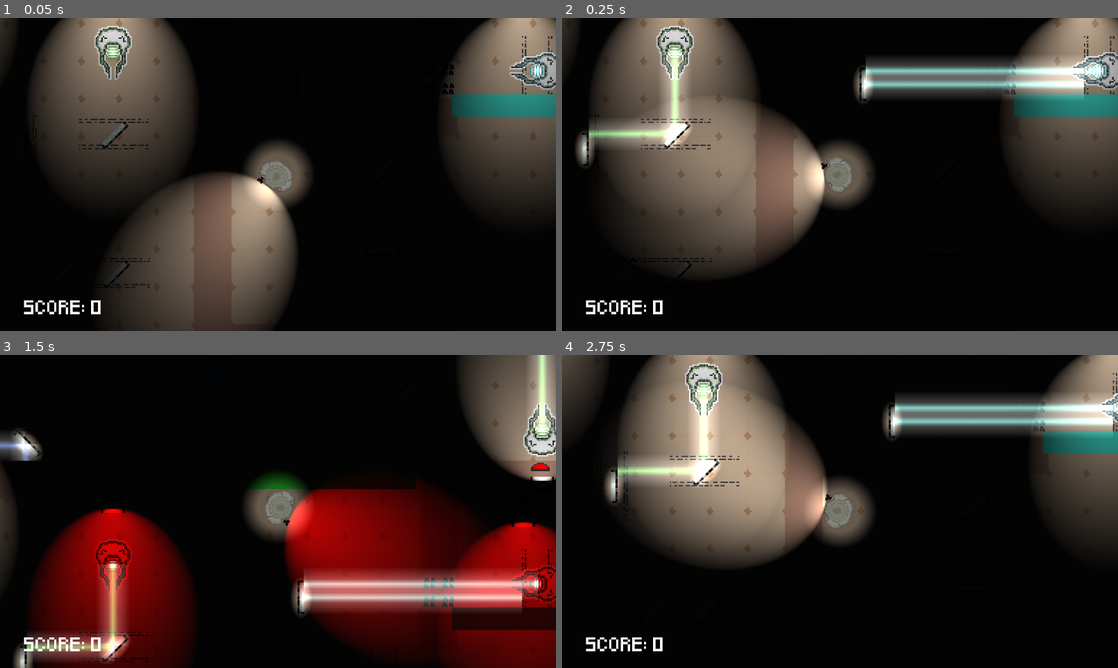
Above: before the commit, frames 1-4 (two rows, left to right).
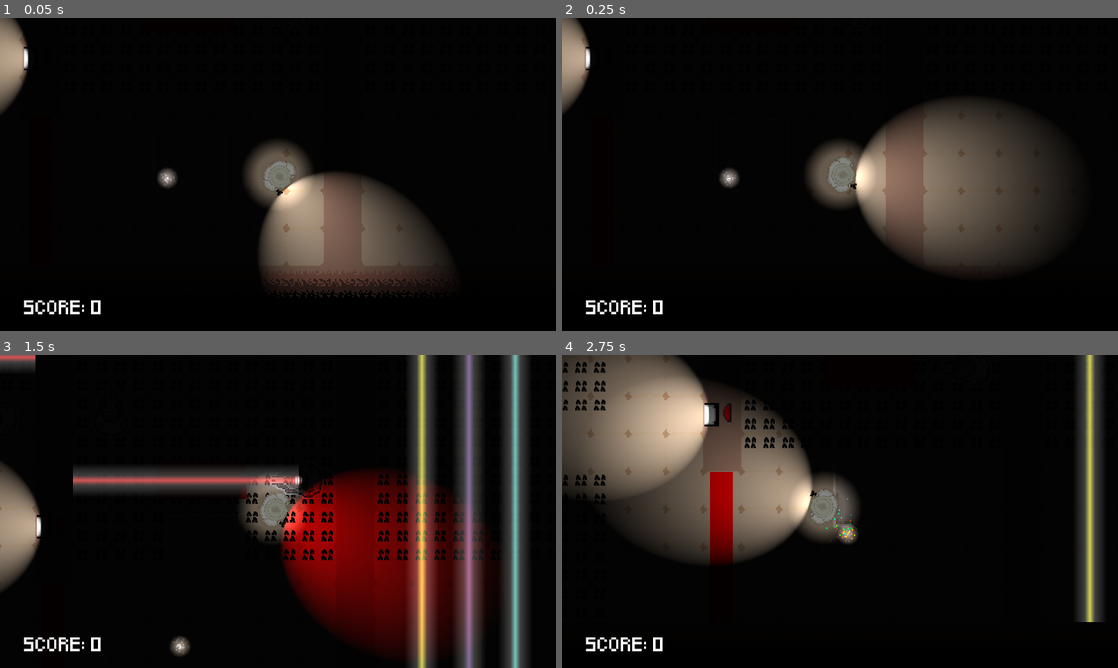
Above: after the commit, the same moments.

Repository: ToumaKamijou/Game-Making-A3
Game: Godot game, scene res://scenes/game_controller.tscn
Same seed, same stepped clock (60 frames per second), same inputs: the game is played once before the commit and once after it.
Inputs (mouse positions are in pixels of both pictures, inside the frame that each line leads up to):
- Up to frame 1 (0.05 s): no input
- Up to frame 2 (0.25 s): no input
- Up to frame 3 (1.5 s): tap Enter at 0.5 s; move the mouse to (250, 574) at 0.52 s; hold Space (change_flash_color) 0.53-1.28 s; hold W (move_up) from 0.53 s (still down); move the mouse to (444, 558) at 1.27 s; tap F (interact) at 1.35 s
- Up to frame 4 (2.75 s): move the mouse to (673, 464) at 2.02 s; release W (move_up) at 2.03 s; hold A (move_left) from 2.03 s (still down); tap R at 2.1 s

The runs differ from the first frame. In frame 1, 48% of the frame differs, in the area x 0-100%, y 0-100%; in frame 2, 53%, in the area x 0-100%, y 0-82%; in frame 3, 45%; in frame 4, 32%.
Error after the commit: Invalid access to property or key 'global_position' on a base object of type 'Nil'. (res://scripts/2D/player/player.gd:54)

Commit message:
Bugfixes
* Spikes and checkpoints now work properly

Diff:
--- a/a-3-game/scenes/2D/death/Checkpoint.gd
+++ b/a-3-game/scenes/2D/death/Checkpoint.gd
@@ -10,7 +10,7 @@
 
 func _on_body_entered(body: Node2D) -> void:
 	if body.is_in_group("Player"):
-		if checkpoint_manager.last_location != _respawn and checkpoint_manager.last_location != body:
+		if checkpoint_manager.last_location != _respawn and checkpoint_manager.last_location != body and checkpoint_manager.last_location:
 			checkpoint_manager.last_location.get_parent().active = false
 		checkpoint_manager.last_location = _respawn
 		active = true
--- a/a-3-game/scenes/2D/levels/checkpoint_manager.gd
+++ b/a-3-game/scenes/2D/levels/checkpoint_manager.gd
@@ -7,5 +7,4 @@
 	for i in get_parent().get_children(true):
 		if i.is_in_group("Player"):
 			player = i
-			break
-	last_location = player
+			return
--- a/a-3-game/scenes/2D/levels/glass_level.tscn
+++ b/a-3-game/scenes/2D/levels/glass_level.tscn
@@ -292,6 +292,20 @@
 }
 point_count = 2
 
+[sub_resource type="Curve2D" id="Curve2D_hll30"]
+resource_local_to_scene = true
+_data = {
+"points": PackedVector2Array(0, 0, 0, 0, 2.5, 2, 1, 1, 0, 0, 387, 1.5)
+}
+point_count = 2
+
+[sub_resource type="Curve2D" id="Curve2D_u1dyt"]
+resource_local_to_scene = true
+_data = {
+"points": PackedVector2Array(0, 0, 0, 0, 2.5, 2, 1, 1, 0, 0, 387, 1.5)
+}
+point_count = 2
+
 [node name="Glass Level" type="Node2D"]
 
 [node name="TileMapLayers" type="Node2D" parent="."]
@@ -388,10 +402,11 @@
 [node name="Walls" type="TileMapLayer" parent="TileMapLayers"]
 texture_filter = 1
 scale = Vector2(2, 2)
-tile_map_data = PackedByteArray("AAD//xQAAAAFAAYAAAD//xMAAAA …(4512 unchanged characters)… HAAYAAAAfACMAAAAHAAYAAAAfACQAAAAHAAYAAAA=")
+tile_map_data = PackedByteArray("AAD//xQAAAAFAAYAAAD//xMAAAA …(4512 unchanged characters)… HAAYAAAAfACMAAAAHAAYAAAAfACQAAAAHAAYAAAAfACUAAAAHAAYAAAA=")
 tile_set = SubResource("TileSet_y8xg1")
 
 [node name="CheckpointManager" type="Node2D" parent="."]
+visible = false
 position = Vector2(17, -35)
 script = ExtResource("11_1n2kg")
 
@@ -682,55 +697,55 @@
 [node name="MovingPlatform2" parent="." instance=ExtResource("13_janlf")]
 position = Vector2(1111, 2002)
 rotation = -1.5707964
-curve = SubResource("Curve2D_x65ku")
+curve = SubResource("Curve2D_hll30")
 distance_to_end = Vector2(800, 15.01)
 
 [node name="MovingPlatform3" parent="." instance=ExtResource("13_janlf")]
 position = Vector2(1488, 1239)
 rotation = 1.5707964
-curve = SubResource("Curve2D_x65ku")
+curve = SubResource("Curve2D_u1dyt")
 distance_to_end = Vector2(800, 15.01)
 
 [node name="SkidLinesContainer" type="Node2D" parent="."]
 
 [node name="SkidLinesVer1" parent="SkidLinesContainer" node_paths=PackedStringArray("parent") instance=ExtResource("12_u1dyt")]
-position = Vector2(117, 213)
+position = Vector2(120, 212)
 parent = NodePath("../../MirrorsContainer/MirrorVer1")
 
 [node name="SkidLinesHor1" parent="SkidLinesContainer" node_paths=PackedStringArray("parent") instance=ExtResource("12_u1dyt")]
-position = Vector2(200, 83)
+position = Vector2(199, 84)
 rotation = 1.5707964
 parent = NodePath("../../MirrorsContainer/MirrorHor2")
 rotate_90_degrees = true
 
 [node name="SkidLinesHor2" parent="SkidLinesContainer" node_paths=PackedStringArray("parent") instance=ExtResource("12_u1dyt")]
-position = Vector2(621, 289)
+position = Vector2(600, 290.00003)
 rotation = 1.5707964
 parent = NodePath("../../MirrorsContainer/MirrorHor1")
 rotate_90_degrees = true
 
 [node name="SkidLinesHor3" parent="SkidLinesContainer" node_paths=PackedStringArray("parent") instance=ExtResource("12_u1dyt")]
-position = Vector2(443, 50)
+position = Vector2(444, 48)
 rotation = 1.5707964
 parent = NodePath("../../MirrorsContainer/MirrorHor3")
 rotate_90_degrees = true
 
 [node name="SkidLinesHor4" parent="SkidLinesContainer" node_paths=PackedStringArray("parent") instance=ExtResource("12_u1dyt")]
-position = Vector2(920, 38)
+position = Vector2(922, 38)
 rotation = 1.5707964
 parent = NodePath("../../MirrorsContainer/MirrorHor10")
 rotate_90_degrees = true
 
 [node name="SkidLinesVer2" parent="SkidLinesContainer" node_paths=PackedStringArray("parent") instance=ExtResource("12_u1dyt")]
-position = Vector2(1109, 52)
+position = Vector2(1107, 50)
 parent = NodePath("../../MirrorsContainer/MirrorVer3")
 
 [node name="SkidLinesVer3" parent="SkidLinesContainer" node_paths=PackedStringArray("parent") instance=ExtResource("12_u1dyt")]
-position = Vector2(1093, 619)
+position = Vector2(1094, 617)
 parent = NodePath("../../MirrorsContainer/MirrorVer6")
 
 [node name="SkidLinesHor5" parent="SkidLinesContainer" node_paths=PackedStringArray("parent") instance=ExtResource("12_u1dyt")]
-position = Vector2(1457, 651)
+position = Vector2(1457, 648)
 rotation = 1.5707964
 parent = NodePath("../../MirrorsContainer/MirrorHor5")
 rotate_90_degrees = true
@@ -740,7 +755,7 @@
 parent = NodePath("../../MirrorsContainer/MirrorVer12")
 
 [node name="SkidLinesVer5" parent="SkidLinesContainer" node_paths=PackedStringArray("parent") instance=ExtResource("12_u1dyt")]
-position = Vector2(1093, 731)
+position = Vector2(1093, 730)
 parent = NodePath("../../MirrorsContainer/MirrorVer9")
 
 [node name="SkidLinesHor6" parent="SkidLinesContainer" node_paths=PackedStringArray("parent") instance=ExtResource("12_u1dyt")]
@@ -750,19 +765,19 @@
 rotate_90_degrees = true
 
 [node name="SkidLinesVer6" parent="SkidLinesContainer" node_paths=PackedStringArray("parent") instance=ExtResource("12_u1dyt")]
-position = Vector2(469, 313)
+position = Vector2(479, 291)
 parent = NodePath("../../Laserblocks/Laser2")
 
 [node name="SkidLinesVer7" parent="SkidLinesContainer" node_paths=PackedStringArray("parent") instance=ExtResource("12_u1dyt")]
-position = Vector2(594, 590)
+position = Vector2(594.00006, 590.0002)
 parent = NodePath("../../MirrorsContainer/MirrorVer8")
 
 [node name="SkidLinesVer8" parent="SkidLinesContainer" node_paths=PackedStringArray("parent") instance=ExtResource("12_u1dyt")]
-position = Vector2(292, 759)
+position = Vector2(292, 760)
 parent = NodePath("../../MirrorsContainer/MirrorVer10")
 
 [node name="SkidLinesVer9" parent="SkidLinesContainer" node_paths=PackedStringArray("parent") instance=ExtResource("12_u1dyt")]
-position = Vector2(116, 769)
+position = Vector2(118, 766)
 parent = NodePath("../../MirrorsContainer/MirrorVer7")
 
 [node name="SkidLinesHor7" parent="SkidLinesContainer" node_paths=PackedStringArray("parent") instance=ExtResource("12_u1dyt")]
@@ -772,13 +787,13 @@
 rotate_90_degrees = true
 
 [node name="SkidLinesHor8" parent="SkidLinesContainer" node_paths=PackedStringArray("parent") instance=ExtResource("12_u1dyt")]
-position = Vector2(723, 763)
+position = Vector2(723.00006, 761.00006)
 rotation = 1.5707964
 parent = NodePath("../../MirrorsContainer/MirrorHor9")
 rotate_90_degrees = true
 
 [node name="SkidLinesHor9" parent="SkidLinesContainer" node_paths=PackedStringArray("parent") instance=ExtResource("12_u1dyt")]
-position = Vector2(661, 763)
+position = Vector2(651, 761)
 rotation = 1.5707964
 parent = NodePath("../../MirrorsContainer/MirrorHor7")
 rotate_90_degrees = true
@@ -790,7 +805,7 @@
 rotate_90_degrees = true
 
 [node name="SkidLinesVer10" parent="SkidLinesContainer" node_paths=PackedStringArray("parent") instance=ExtResource("12_u1dyt")]
-position = Vector2(1313, 489)
+position = Vector2(1306, 482)
 parent = NodePath("../../Laserblocks/Laser4")
 
 [node name="WallsContainer" type="Node2D" parent="."]
--- a/a-3-game/scenes/2D/levels/static_lights_level.tscn
+++ b/a-3-game/scenes/2D/levels/static_lights_level.tscn
@@ -365,7 +365,7 @@
 z_index = 1
 texture_filter = 1
 scale = Vector2(2, 2)
-tile_map_data = PackedByteArray("AAAOAAkAAAAGAAYAAAANAAkAAAA …(6880 unchanged characters)… CAAQAAAD6/wAAAAACAAQAAAD6/wEAAAACAAQAAAA=")
+tile_map_data = PackedByteArray("AAAOAAkAAAAGAAYAAAANAAkAAAA …(6880 unchanged characters)… CAAQAAAD6/wAAAAACAAQAAAD6/wEAAAACAAQAAAAVAAgAAAAHAAYAAAAVAAcAAAAHAAYAAAAVAAYAAAAHAAYAAAA=")
 tile_set = SubResource("TileSet_vigiv")
 
 [node name="Spikes" type="TileMapLayer" parent="TileMapControl"]
--- a/a-3-game/scenes/2D/levels/tutorial_area.tscn
+++ b/a-3-game/scenes/2D/levels/tutorial_area.tscn
@@ -229,7 +229,7 @@
 
 [node name="Walls" type="TileMapLayer" parent="TileMapControl"]
 texture_filter = 1
-tile_map_data = PackedByteArray("AAD5//T/AAAGAAUAAAD6//T/AAA …(6144 unchanged characters)… GAAUAAAAZALz/AAAGAAUAAAAaALz/AAAGAAUAAAA=")
+tile_map_data = PackedByteArray("AAD5//T/AAAGAAUAAAD6//T/AAA …(6144 unchanged characters)… GAAUAAAAZALz/AAAGAAUAAAAaALz/AAAGAAUAAAASALz/AAAGAAUAAAATALz/AAAGAAUAAAARALz/AAAGAAUAAAA=")
 tile_set = SubResource("TileSet_hiwdb")
 
 [node name="LightControl" type="Node2D" parent="."]
@@ -378,9 +378,9 @@
 [node name="RichTextLabel6" type="RichTextLabel" parent="TextContainer"]
 texture_filter = 1
 offset_left = 1349.0
-offset_top = -1911.0
+offset_top = -1908.0
 offset_right = 2013.0
-offset_bottom = -1720.0
+offset_bottom = -1717.0
 theme_override_colors/font_shadow_color = Color(0, 0, 0, 1)
 theme_override_fonts/normal_font = ExtResource("2_4svj6")
 theme_override_font_sizes/normal_font_size = 10
@@ -389,9 +389,8 @@
 You can move some laser emitters and mirrors in a limited cardinal direction by
 standing next to them and interacting with [F].
 
-You can also rotate wall lights by pressing their associated button,
-if they have one.
-"
+You can also rotate wall lights by pressing [F]
+at their associated button, if they have one."
 horizontal_alignment = 1
 vertical_alignment = 1
 visible_characters_behavior = 1
@@ -407,7 +406,7 @@
 theme_override_font_sizes/normal_font_size = 10
 bbcode_enabled = true
 text = "You can rotate mirrors while holding them
-by pressing the [ARROW KEYS]"
+by pressing the left and right  [ARROW KEYS]"
 horizontal_alignment = 1
 vertical_alignment = 1
 visible_characters_behavior = 1
--- a/a-3-game/scenes/game_controller.tscn
+++ b/a-3-game/scenes/game_controller.tscn
@@ -11,42 +11,68 @@
 [ext_resource type="PackedScene" uid="uid://bfxd2d47uaq1q" path="res://scenes/2D/death/Checkpoint.tscn" id="7_d6ul8"]
 [ext_resource type="PackedScene" uid="uid://c7cj176uek2m6" path="res://scenes/2D/levels/glass_level.tscn" id="8_h0hye"]
 
+[sub_resource type="RectangleShape2D" id="RectangleShape2D_qtg6w"]
+size = Vector2(180, 121)
+
 [node name="GameController" type="Node2D"]
 script = ExtResource("1_d6ul8")
 
 [node name="ViewportMover" type="Node2D" parent="."]
 
 [node name="Player" parent="ViewportMover" instance=ExtResource("1_ts4rt")]
-position = Vector2(1872, 710)
+position = Vector2(43, -3298)
 
 [node name="Fog" type="CanvasModulate" parent="ViewportMover"]
 script = ExtResource("2_rc0pn")
 
 [node name="TutorialArea" parent="ViewportMover" instance=ExtResource("1_vc4nx")]
-metadata/_edit_lock_ = true
 
 [node name="StaticLightsLevel" parent="ViewportMover" instance=ExtResource("4_burlk")]
-position = Vector2(-2059, -827)
+position = Vector2(2600, -3016)
+rotation = -3.1415927
 
 [node name="Glass Level" parent="ViewportMover" instance=ExtResource("8_h0hye")]
-position = Vector2(924, 85)
-metadata/_edit_lock_ = true
+position = Vector2(-1194, -5304)
 
 [node name="CheckpointManager" type="Node2D" parent="ViewportMover"]
-visible = false
 script = ExtResource("7_burlk")
 
 [node name="Checkpoint" parent="ViewportMover/CheckpointManager" instance=ExtResource("7_d6ul8")]
-position = Vector2(257, -207)
+position = Vector2(2118, -3817)
+rotation = -1.5707964
 
 [node name="Checkpoint2" parent="ViewportMover/CheckpointManager" instance=ExtResource("7_d6ul8")]
-position = Vector2(1038, 317)
+position = Vector2(3698, -3293)
+rotation = -1.5707964
 
 [node name="Checkpoint3" parent="ViewportMover/CheckpointManager" instance=ExtResource("7_d6ul8")]
-position = Vector2(-1116, 293)
+position = Vector2(1719, -3317)
+rotation = -1.5707964
 
 [node name="Checkpoint4" parent="ViewportMover/CheckpointManager" instance=ExtResource("7_d6ul8")]
-position = Vector2(453, 813)
+position = Vector2(3233, -2797)
+rotation = -1.5707964
+
+[node name="Checkpoint1" parent="ViewportMover/CheckpointManager" instance=ExtResource("7_d6ul8")]
+position = Vector2(-762, -3952)
+
+[node name="CollisionShape2D2" type="CollisionShape2D" parent="ViewportMover/CheckpointManager/Checkpoint1"]
+position = Vector2(1, 5)
+shape = SubResource("RectangleShape2D_qtg6w")
+
+[node name="Checkpoint5" parent="ViewportMover/CheckpointManager" instance=ExtResource("7_d6ul8")]
+position = Vector2(-110, -3293)
+
+[node name="CollisionShape2D2" type="CollisionShape2D" parent="ViewportMover/CheckpointManager/Checkpoint5"]
+position = Vector2(1, 5)
+shape = SubResource("RectangleShape2D_qtg6w")
+
+[node name="Checkpoint6" parent="ViewportMover/CheckpointManager" instance=ExtResource("7_d6ul8")]
+position = Vector2(-91, -4148)
+
+[node name="CollisionShape2D2" type="CollisionShape2D" parent="ViewportMover/CheckpointManager/Checkpoint6"]
+position = Vector2(1, 5)
+shape = SubResource("RectangleShape2D_qtg6w")
 
 [node name="SubViewportContainer" type="SubViewportContainer" parent="."]
 offset_right = 40.0
@@ -61,6 +87,7 @@
 
 [node name="BackgroundMusic" type="AudioStreamPlayer" parent="."]
 stream = ExtResource("1_vq0e2")
+autoplay = true
 
 [node name="Display" type="Control" parent="."]
 layout_mode = 3
--- a/a-3-game/scripts/2D/player/player.gd
+++ b/a-3-game/scripts/2D/player/player.gd
@@ -161,8 +161,8 @@
 				if not collided.is_in_group("Hazard"):
 					safe = true
 				global_position += collided.get_owner().center.global_position - collided.get_owner().old
-			#elif collided.is_in_group("Hazard") and safe == false:
-				#respawn()
+			elif collided.is_in_group("Hazard") and safe == false:
+				respawn()
 			elif collided.is_in_group("Button"):
 				light_control = collided.get_owner()
 				light_control._button_light.enabled = true
Not shown: 1 places in a-3-game/scenes/2D/levels/glass_level.tscn that only renumber resources
Not shown: 1 places in a-3-game/scenes/game_controller.tscn that only renumber resources
